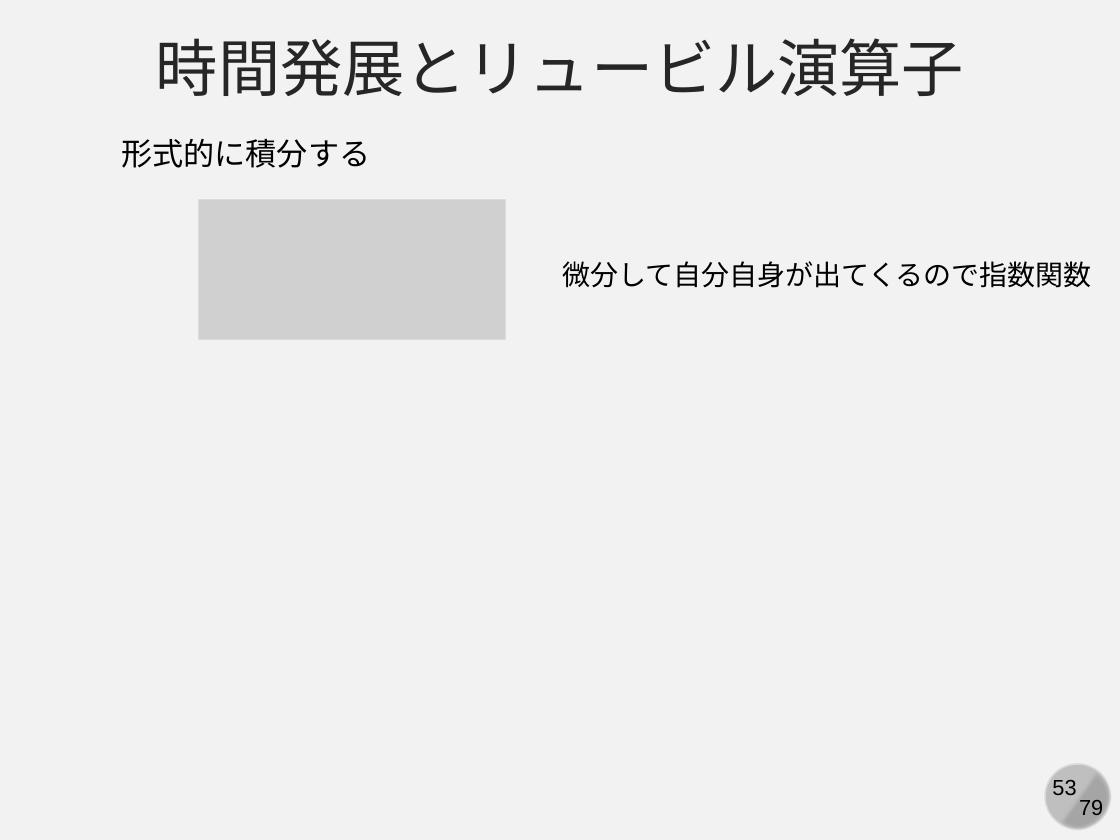
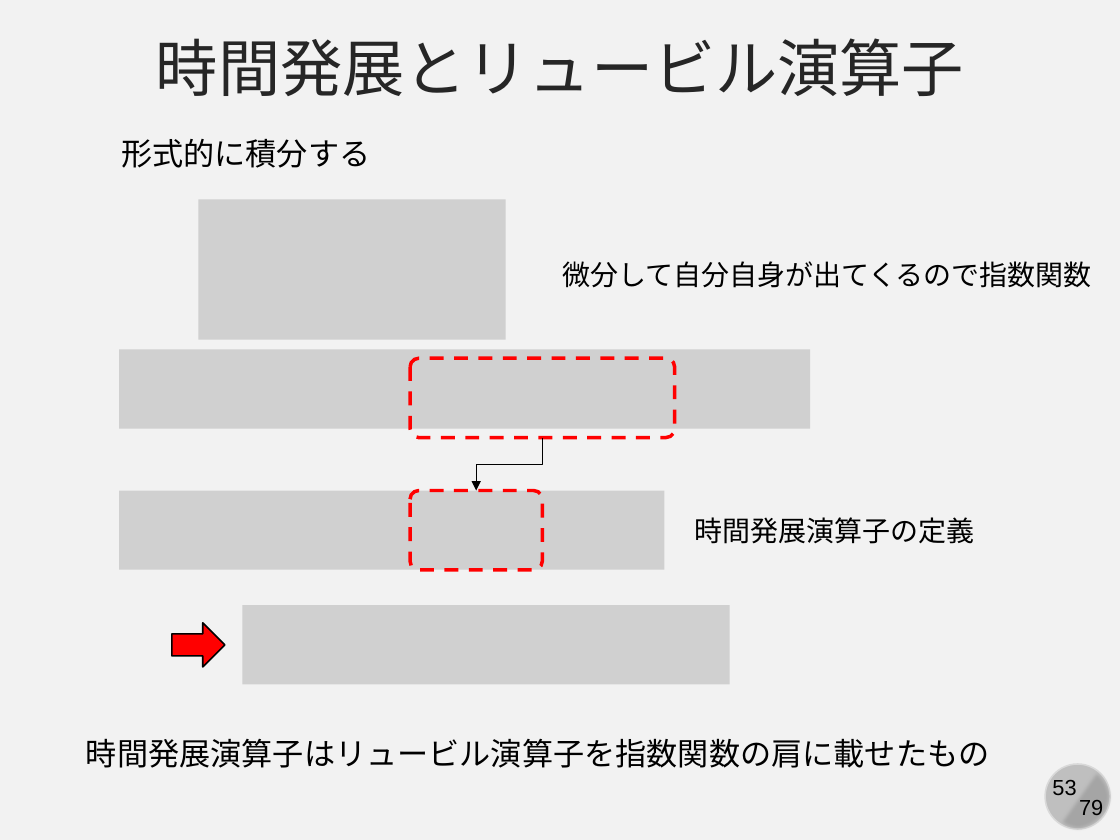
Before and after one commit to kaityo256/simulation_engineering, a slide deck: slide 53 of 05_md_basic/simulation05.pptx. Drawn at 1120x840 pixels with LibreOffice and Linux fonts; fonts in the diff are those of the drawing; grey boxes stand for pictures. Boxes give left, top, right and bottom in pixels: in the first picture for what was removed or moved away, otherwise in the second. Text is boxed around its words. In the diff, an @@ line names an element or a change of style, - is before the commit and + after.

Commit message:
fixed bug

```diff
--- a/05_md_basic/simulation05.pptx
+++ b/05_md_basic/simulation05.pptx
@@ picture added at (x1=119, y1=349, x2=810, y2=429) @@
@@ rounded rectangle added at (x1=410, y1=358, x2=674, y2=438), outline #FF0000 2.25 pt dashed @@
@@ elbow arrow added from (542, 438) to (476, 491), #000000 0.5 pt @@
@@ picture added at (x1=119, y1=491, x2=664, y2=570) @@
@@ rounded rectangle added at (x1=410, y1=491, x2=542, y2=570), outline #FF0000 2.25 pt dashed @@
@@ text added at (x1=694, y1=517, x2=974, y2=544), 18 pt, text #000000 @@
+時間発展演算子の定義
@@ right arrow added at (x1=172, y1=623, x2=225, y2=666), fill #FF0000, outline #000000 1 pt @@
@@ picture added at (x1=243, y1=605, x2=730, y2=684) @@
@@ text added at (x1=86, y1=738, x2=990, y2=768), 20 pt, text #000000 @@
+時間発展演算子はリュービル演算子を指数関数の肩に載せたもの
```
Also in this commit, not shown: 1 other slide changed, 2 slides added, 2 slides removed.
